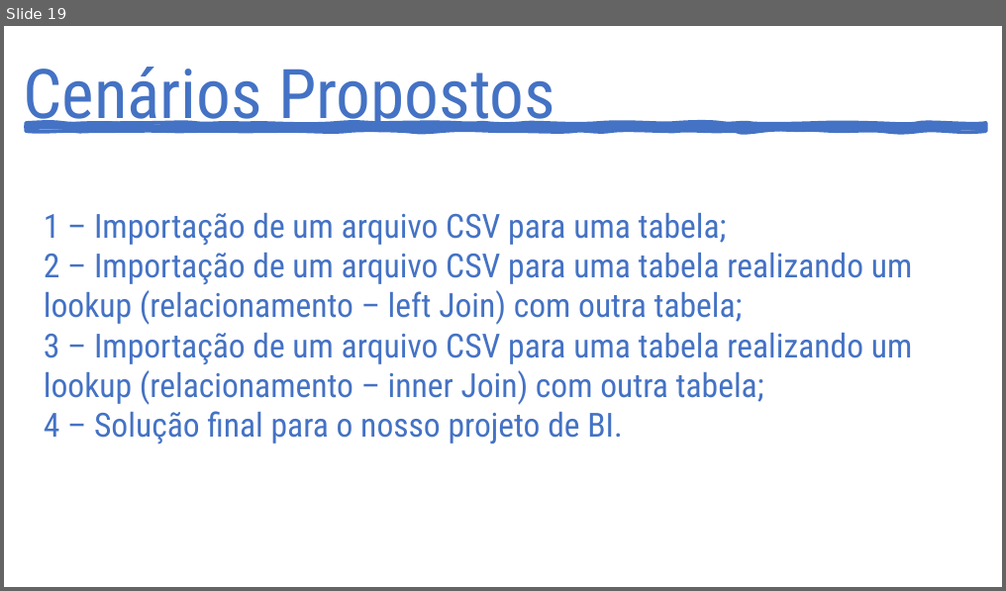
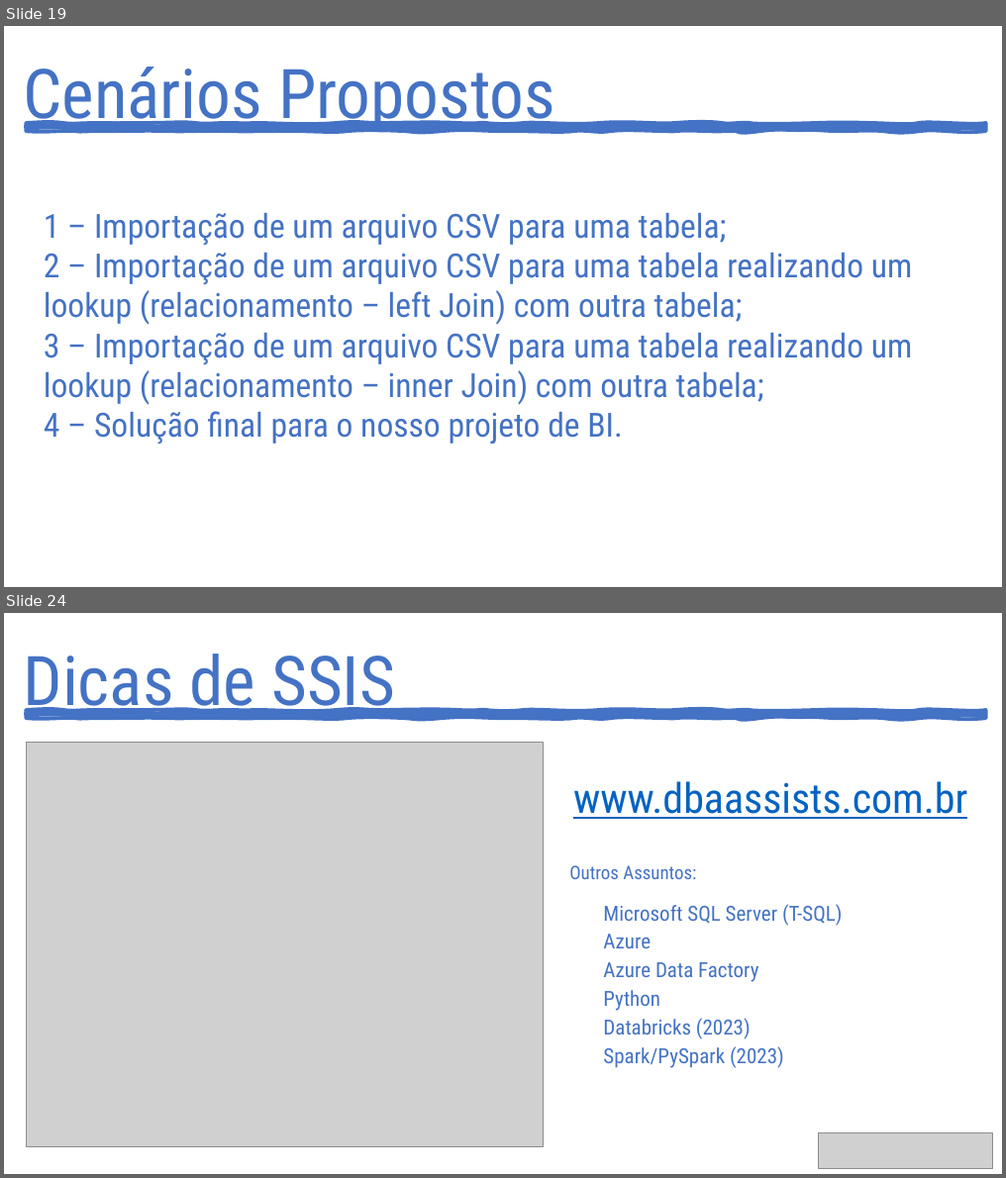
Before and after one commit to dbaassists/Palestra, a slide deck: Apresentação/PALESTRA.pptx. Shown one above the other, each under a label of ours: slide 19 before the commit, slides 19 and 24 after it; the slides between them are not shown. The pictures are 1006x591 and 1006x1178 pixels, drawn with LibreOffice and Linux fonts; fonts in the diff are those of the drawing; grey boxes stand for pictures. Boxes give left, top, right and bottom in pixels: in the first picture for what was removed or moved away, otherwise in the second. Text is boxed around its words. In the diff, an @@ line names an element or a change of style, - is before the commit and + after.

```diff
--- a/Apresentação/PALESTRA.pptx
+++ b/Apresentação/PALESTRA.pptx
@@ slide 24 added at [4, 613, 1002, 1174], background #FFFFFF @@
@@ text added at [24, 654, 395, 721], 66 pt, text #4472C4 @@
+Dicas de SSIS
@@ freeform shape added at [26, 710, 986, 719], fill #4472C4, outline #4472C4 3.5 pt @@
@@ picture added at [26, 743, 543, 1148] @@
@@ text added at [573, 781, 967, 819], 40 pt, text #0563C1, underline @@
+www.dbaassists.com.br
@@ text added at [569, 865, 696, 879], 18 pt, text #4472C4 @@
+Outros Assuntos:
@@ text added at [603, 904, 843, 1068], 20 pt, text #4472C4 @@
+Microsoft SQL Server (T-SQL)
+Azure
+Azure Data Factory
+Python
+Databricks (2023)
+Spark/PySpark (2023)
@@ picture added at [818, 1134, 992, 1169] @@
```
Also in this commit, not shown: 5 slides changed, 2 other slides added.
